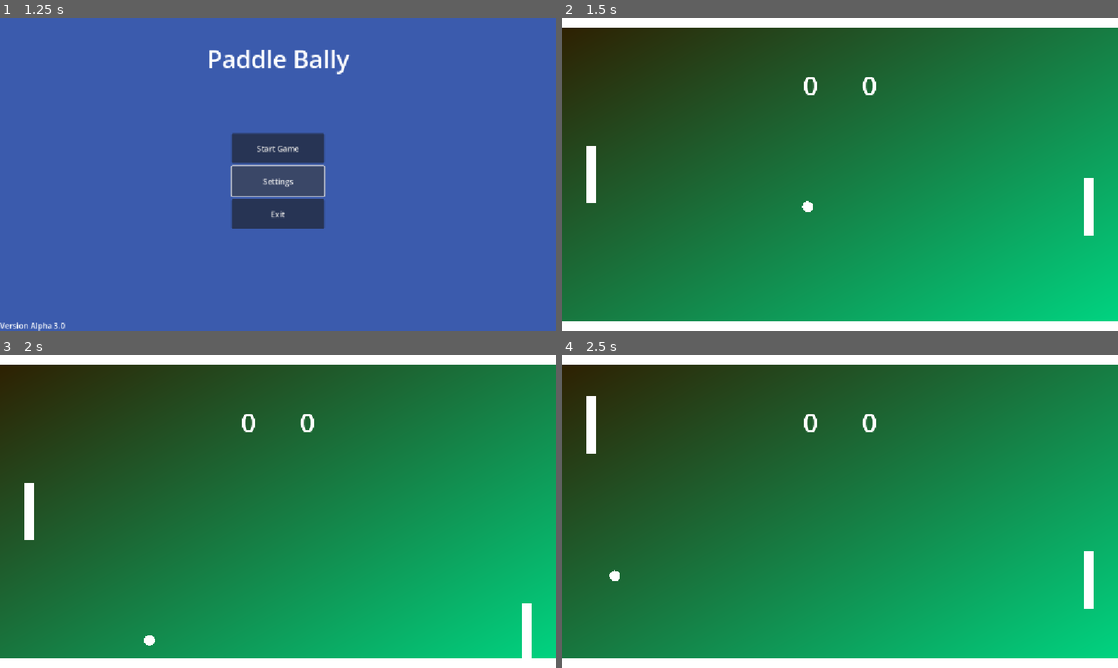
Above: before the commit, frames 1-4 (two rows, left to right).
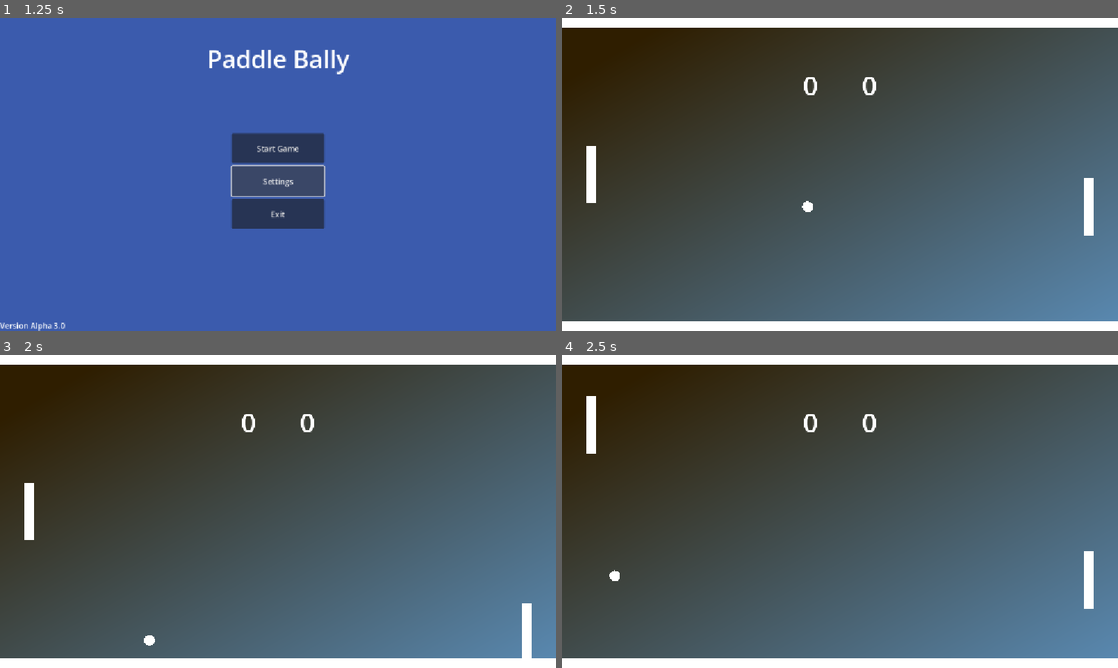
Above: after the commit, the same moments.

Repository: venusddev/PaddleBallyRemake
Game: Godot game, scene res://Main Menu/main_menu.tscn
Same seed, same stepped clock (60 frames per second), same inputs: the game is played once before the commit and once after it.
Inputs:
- Up to frame 1 (1.25 s): click "Settings" at 0.5 s
- Up to frame 2 (1.5 s): click "Start Game" at 1.25 s
- Up to frame 3 (2 s): no input
- Up to frame 4 (2.5 s): hold Up (ui_up) from 2.03 s (still down)

Frame 1 is identical in both runs. In frame 2, 86% of the frame differs, in the area x 0-100%, y 3-97%; in frame 3, 86%; in frame 4, 87%.

Commit message:
Change Game Background color

Diff:
--- a/Game/paddlebally.tscn
+++ b/Game/paddlebally.tscn
@@ -8,7 +8,8 @@
 [ext_resource type="Shape2D" uid="uid://b4ulucr8sdos1" path="res://sideborder.tres" id="6_kxk4j"]
 
 [sub_resource type="Gradient" id="Gradient_q26mo"]
-colors = PackedColorArray(0.184465, 0.117965, 6.01634e-08, 1, 2.88785e-06, 0.84033, 0.513989, 1)
+offsets = PackedFloat32Array(0.1, 1)
+colors = PackedColorArray(0.184465, 0.117965, 6.01634e-08, 1, 0.3525579, 0.5421221, 0.70236045, 1)
 
 [sub_resource type="GradientTexture2D" id="GradientTexture2D_q26mo"]
 gradient = SubResource("Gradient_q26mo")
